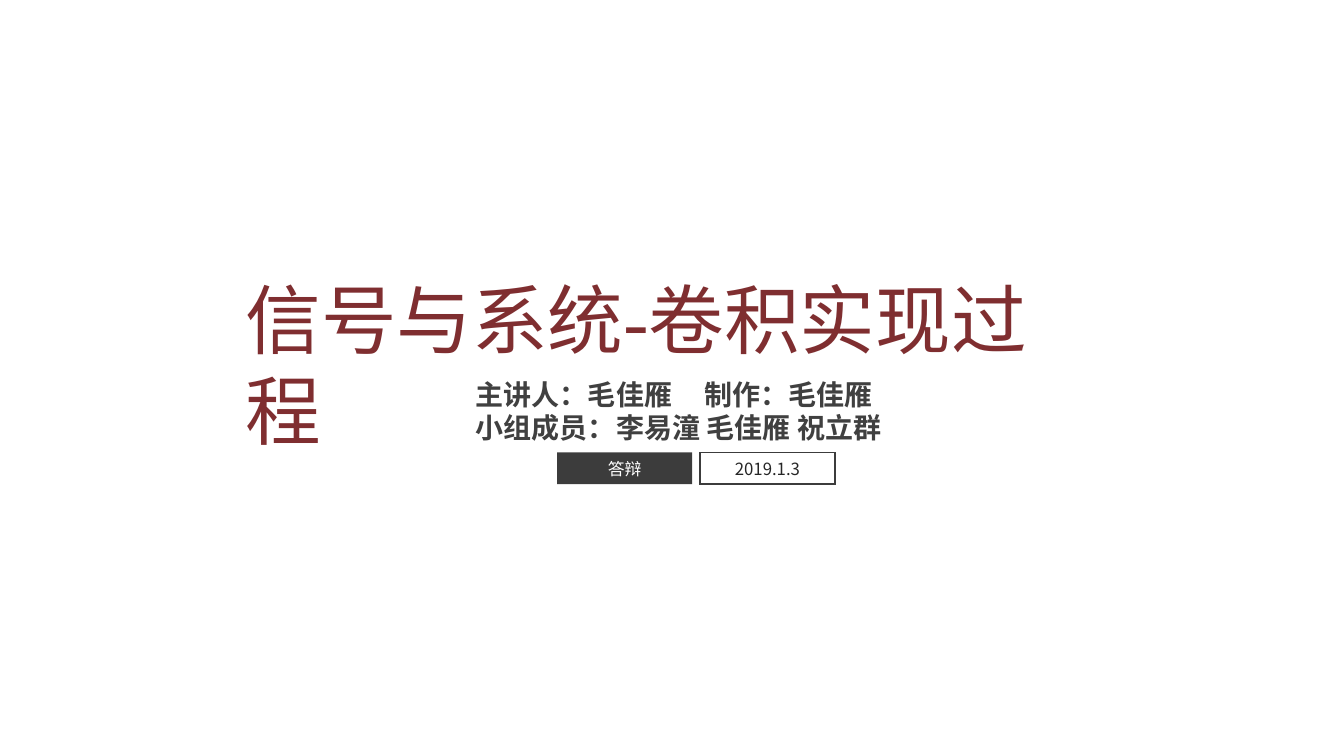
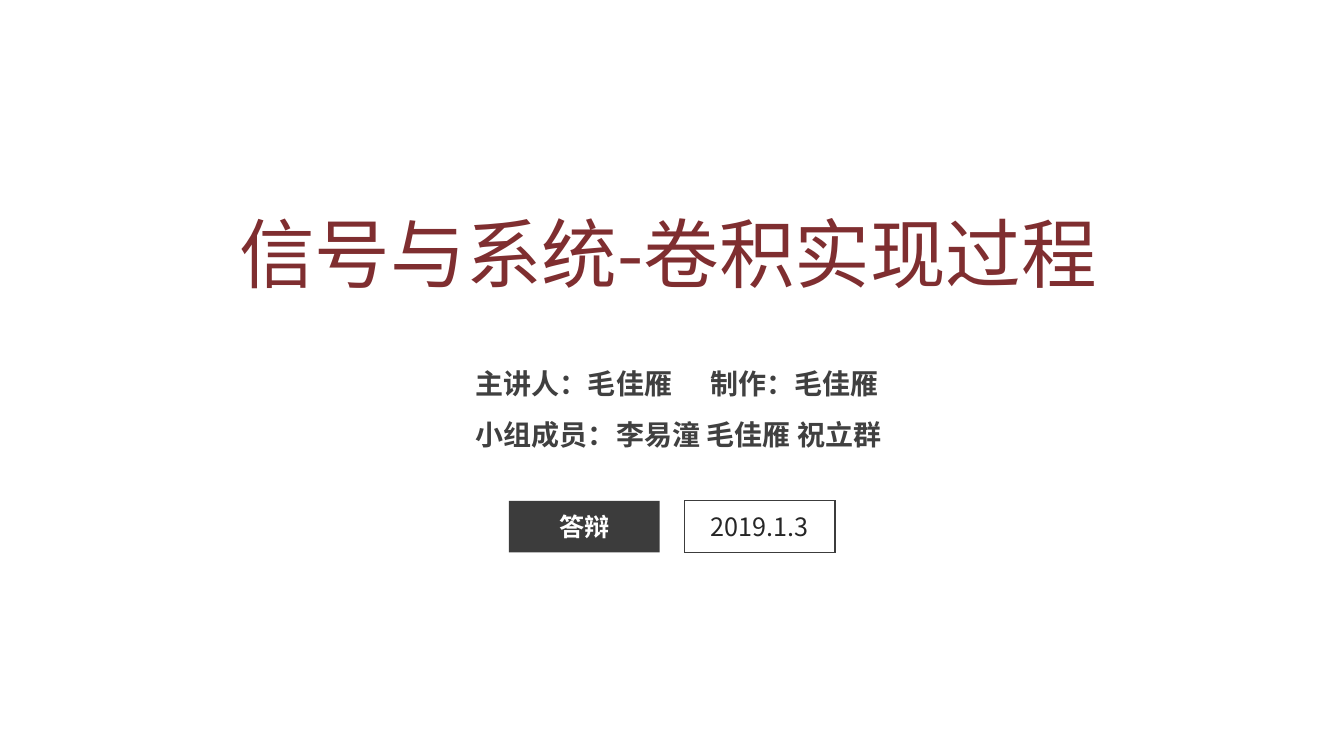
Before and after one commit to DEisreal/DEisreal.github.io, a slide deck: slide 1 of VSS CODE/5_卷积实现过程_3170406037_李易潼_3170406034_毛佳雁_3170406036_祝立群/PPT_3170406037_李易潼_3170406034_毛佳雁_3170406036_祝立群/PPT_3170406037_李易潼_3170406034_毛佳雁_3170406036_祝立群.pptx. Drawn at 1344x756 pixels with LibreOffice and Linux fonts; fonts in the diff are those of the drawing; background and template pictures are left out. Boxes give left, top, right and bottom in pixels: in the first picture for what was removed or moved away, otherwise in the second. Text is boxed around its words. In the diff, an @@ line names an element or a change of style, - is before the commit and + after.

```diff
--- a/VSS CODE/5_卷积实现过程_3170406037_李易潼_3170406034_毛佳雁_3170406036_祝立群/PPT_3170406037_李易潼_3170406034_毛佳雁_3170406036_祝立群/PPT_3170406037_李易潼_3170406034_毛佳雁_3170406036_祝立群.pptx
+++ b/VSS CODE/5_卷积实现过程_3170406037_李易潼_3170406034_毛佳雁_3170406036_祝立群/PPT_3170406037_李易潼_3170406034_毛佳雁_3170406036_祝立群/PPT_3170406037_李易潼_3170406034_毛佳雁_3170406036_祝立群.pptx
@@ text "信号与系统-卷积实现过程": place and size @@
-text "信号与系统-卷积实现过程" at box(245, 284, 1026, 355)
+text "信号与系统-卷积实现过程" at box(239, 218, 1097, 289)
@@ text "信号与系统-卷积实现过程" at box(239, 218, 1097, 289): font Times New Roman to Noto Sans CJK SC @@
@@ text "主讲人：毛佳雁 制作：毛佳雁": place and size @@
-text "主讲人：毛佳雁 制作：毛佳雁" at box(476, 381, 881, 441)
+text "主讲人：毛佳雁 制作：毛佳雁" at box(476, 370, 881, 448)
@@ text "主讲人：毛佳雁 制作：毛佳雁" at box(476, 370, 881, 448): font Calibri to Noto Sans CJK SC; line spacing 1 to 1.5 @@
@@ rectangle "答辩": place and size @@
-rectangle "答辩" at box(558, 453, 693, 484)
+rectangle "答辩" at box(509, 501, 660, 553)
@@ rectangle "答辩" at box(509, 501, 660, 553): size 12 to 18 pt, bold on @@
@@ rectangle "2019.1.3": place and size @@
-rectangle "2019.1.3" at box(701, 453, 836, 484)
+rectangle "2019.1.3" at box(685, 501, 836, 553)
@@ rectangle "2019.1.3" at box(685, 501, 836, 553): size 12 to 18 pt @@
```
Also in this commit, not shown: 11 other slides changed, 2 other files.
